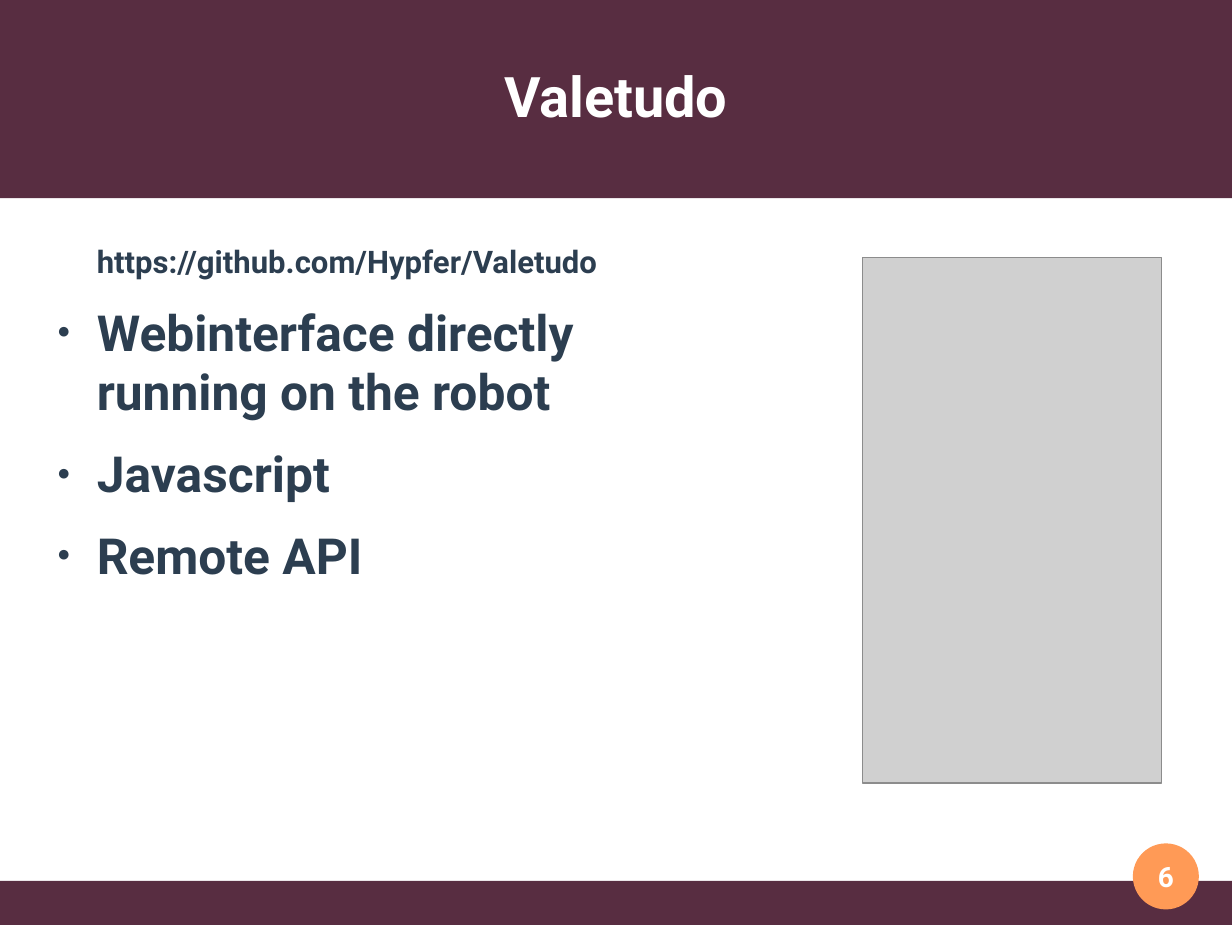
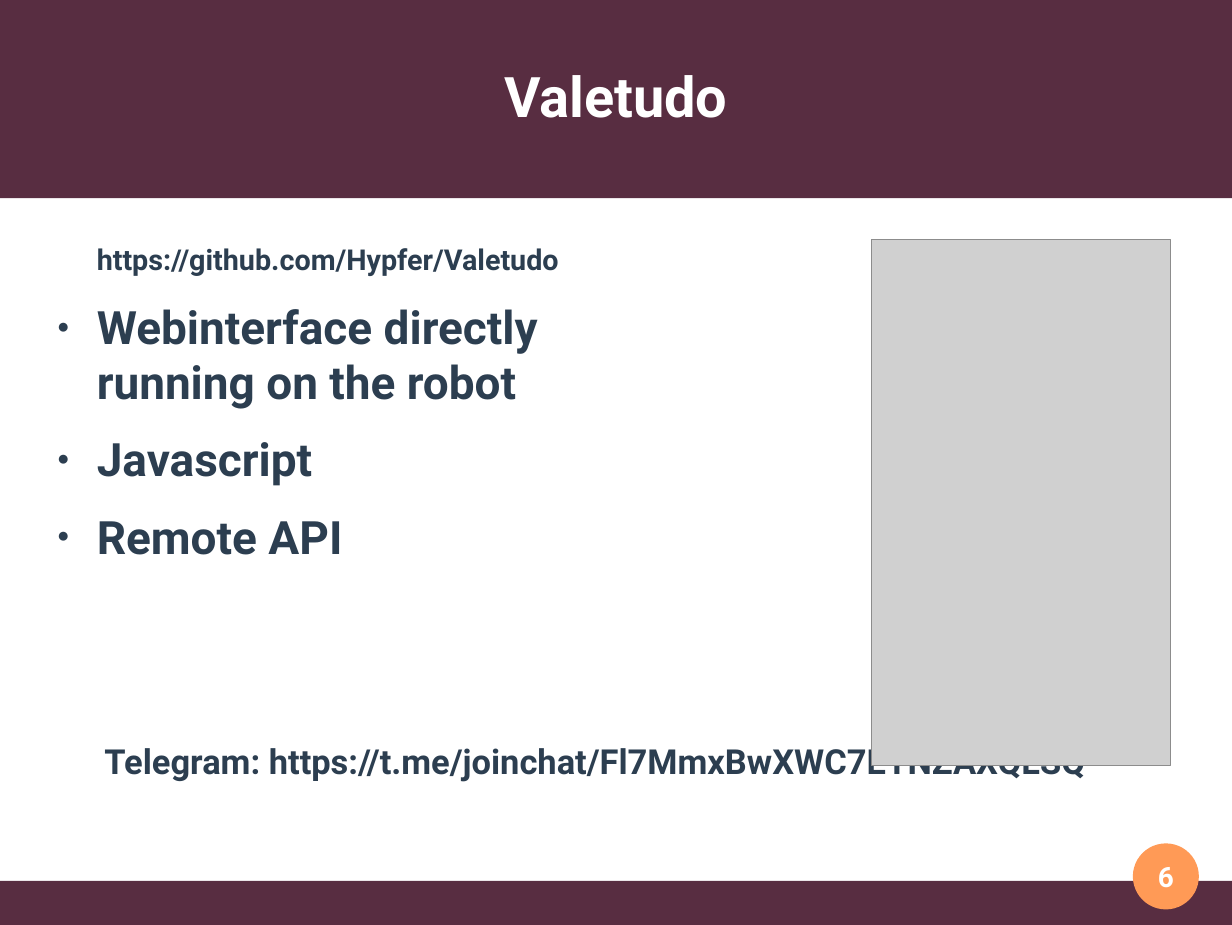
Before and after one commit to HacktoberfestMunich/Presentations, a slide deck: slide 6 of valetudo/valetudo.odp. Drawn at 1232x925 pixels with LibreOffice and Linux fonts; fonts in the diff are those of the drawing; grey boxes stand for pictures. Boxes give left, top, right and bottom in pixels: in the first picture for what was removed or moved away, otherwise in the second. Text is boxed around its words. In the diff, an @@ line names an element or a change of style, - is before the commit and + after.

```diff
--- a/valetudo/valetudo.odp
+++ b/valetudo/valetudo.odp
@@ picture: place and size @@
-picture at bbox=[863, 257, 1162, 783]
+picture at bbox=[872, 239, 1171, 765]
@@ text at bbox=[97, 248, 559, 555]: size 20 to 18.5 pt in "https://github.com/Hypfer/Valetudo"; size 32 to 29.6 pt in "Webinterface directly running on the robot", "Javascript", "Remote API" @@
@@ text at bbox=[104, 742, 1085, 782]: paragraph added @@
+Telegram: https://t.me/joinchat/Fl7MmxBwXWC7ETNZAXQLSQ
```
Also in this commit, not shown: 1 other file.
